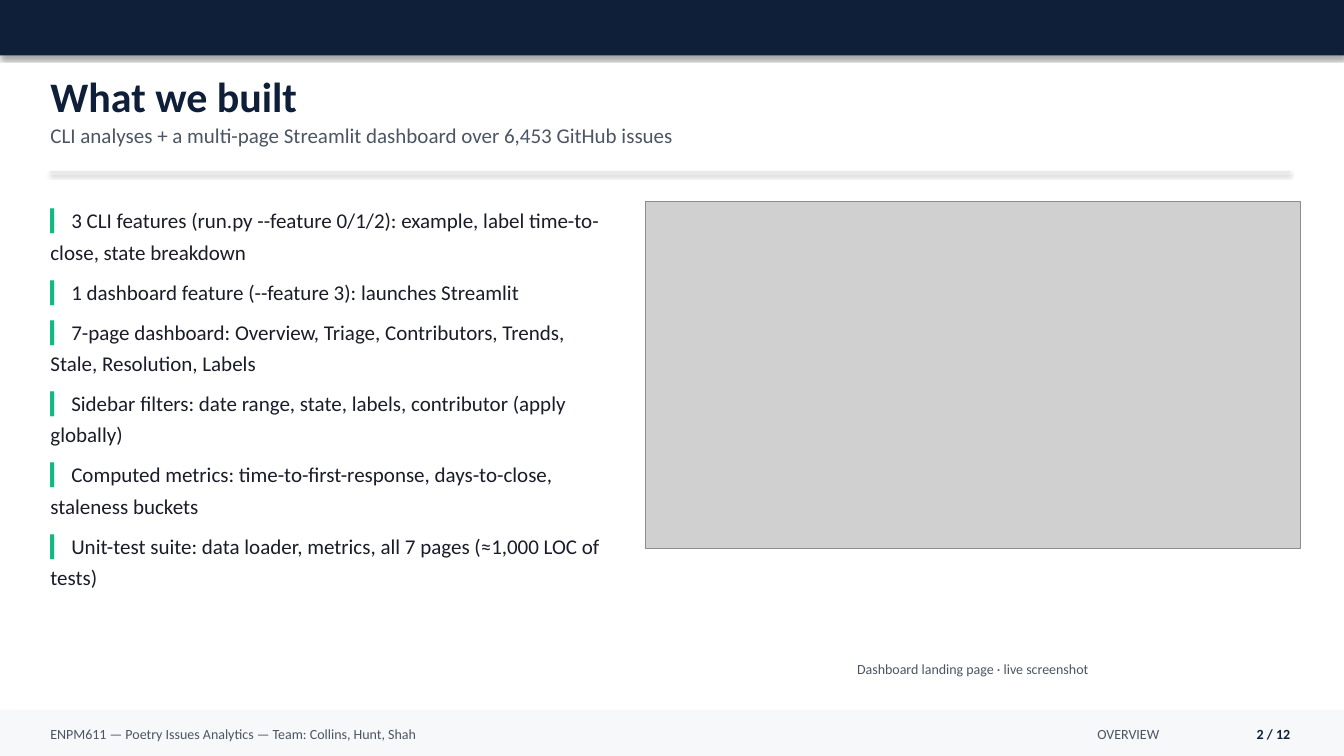
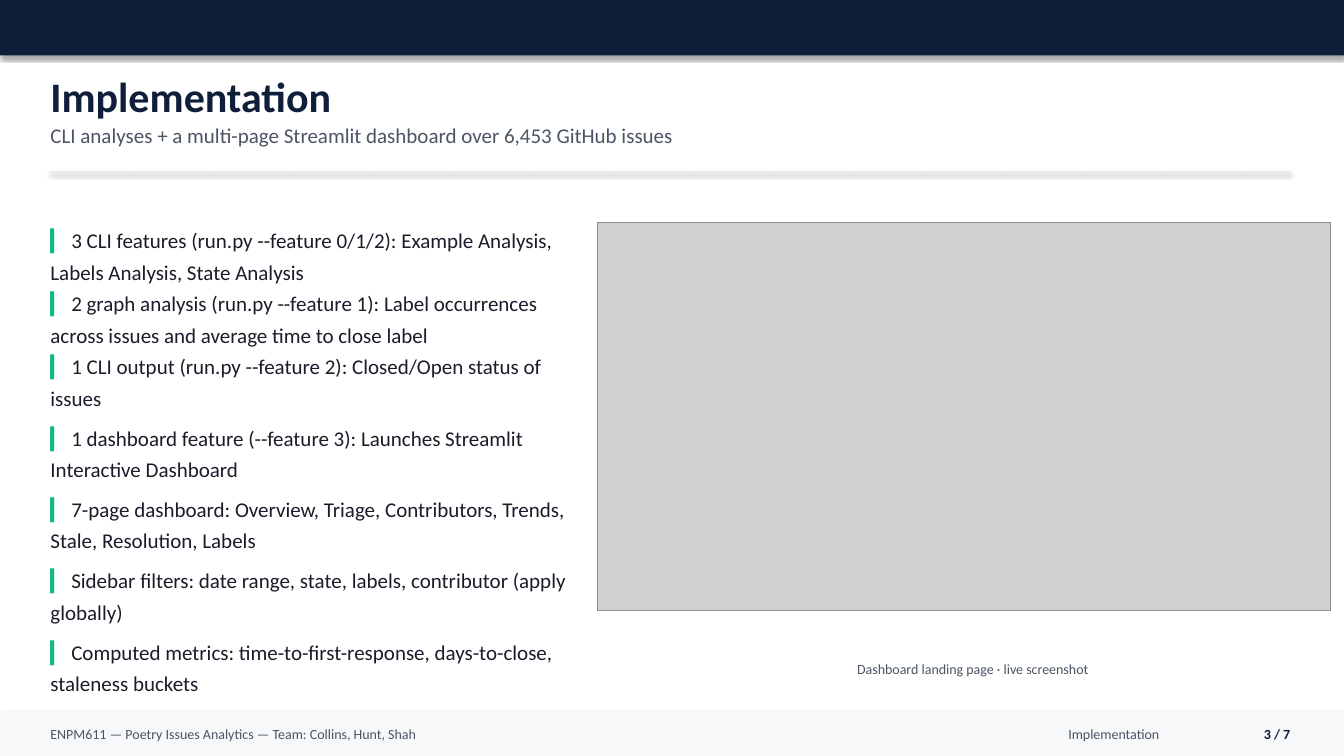
Before and after one commit to shivshahh/enpm611-project, a slide deck: slide 4 of presentation/ENPM611_Final_Presentation.pptx (slide 2 before the commit). Drawn at 1344x756 pixels with LibreOffice and Linux fonts; fonts in the diff are those of the drawing; grey boxes stand for pictures. Boxes give left, top, right and bottom in pixels: in the first picture for what was removed or moved away, otherwise in the second. Text is boxed around its words. In the diff, an @@ line names an element or a change of style, - is before the commit and + after.

```diff
--- a/presentation/ENPM611_Final_Presentation.pptx
+++ b/presentation/ENPM611_Final_Presentation.pptx
@@ text at bbox=[50, 82, 331, 119]: text changed @@
-What we built
+Implementation
@@ text at bbox=[50, 233, 552, 477]: text changed @@
-▎ 3 CLI features (run.py --feature 0/1/2): example, label time-to-close, state breakdown
-▎ 1 dashboard feature (--feature 3): launches Streamlit
+▎ 3 CLI features (run.py --feature 0/1/2): Example Analysis, Labels Analysis, State Analysis
+▎ 2 graph analysis (run.py --feature 1): Label occurrences across issues and average time to close label
+▎ 1 CLI output (run.py --feature 2): Closed/Open status of issues
+▎ 1 dashboard feature (--feature 3): Launches Streamlit Interactive Dashboard
@@ text "▎ 3 CLI features (run.py ...": place and size @@
-text "▎ 3 CLI features (run.py ..." at bbox=[50, 213, 599, 588]
+text "▎ 3 CLI features (run.py ..." at bbox=[50, 233, 566, 691]
@@ picture: place and size @@
-picture at bbox=[645, 202, 1301, 548]
+picture at bbox=[598, 223, 1332, 611]
@@ text at bbox=[50, 539, 599, 588]: paragraph removed @@
-▎ Unit-test suite: data loader, metrics, all 7 pages (≈1,000 LOC of tests)
@@ text at bbox=[1068, 729, 1159, 741]: text changed @@
-OVERVIEW
+Implementation
@@ text at bbox=[1264, 730, 1290, 739]: text changed @@
-2 / 12
+3 / 7
```
Also in this commit, not shown: 4 other slides changed, 4 slides added, 7 slides removed.
